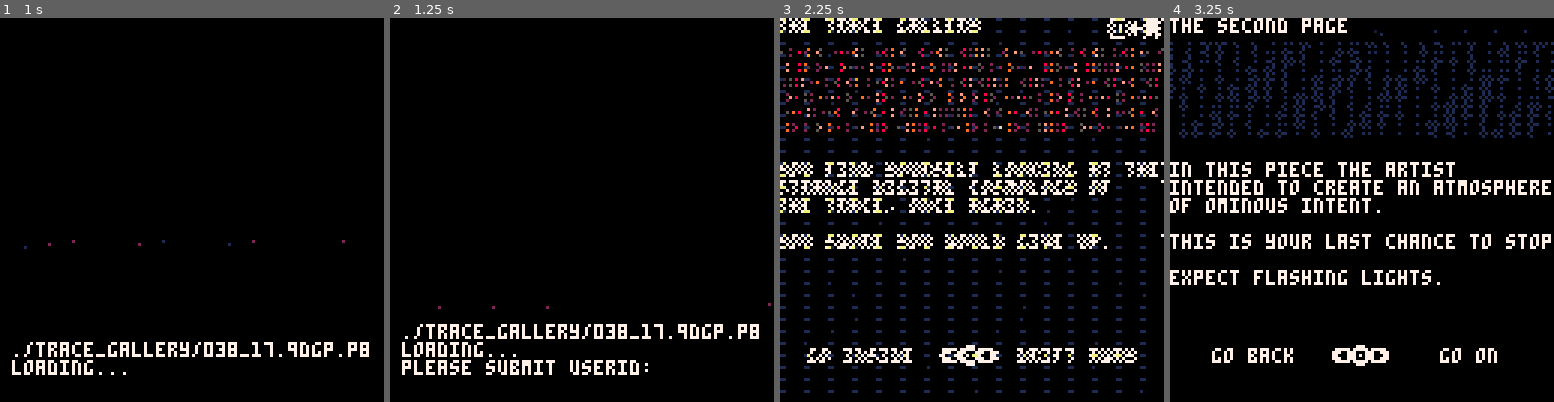
Above: before the commit, frames 1-4 (left to right).
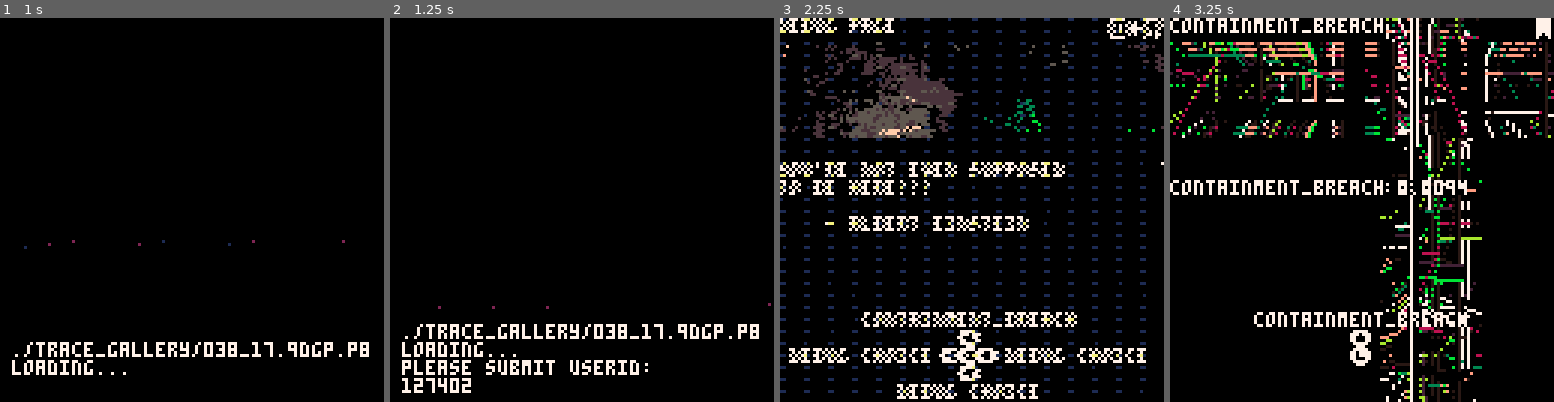
Above: after the commit, the same moments.

Repository: aebrer/pico8_carts
Game: PICO-8 cartridge games/the_trace/the_trace.p8
Two runs of this game, one before a commit and one after it. Both use one fixed random seed, a clock stepped at 60 frames per second and the inputs below.
Inputs:
- Up to frame 1 (1 s): tap X (X key) at 0.33 s; tap O (Z key) at 0.7 s
- Up to frame 2 (1.25 s): tap X (X key) at 1.07 s
- Up to frame 3 (2.25 s): hold Right 1.6-2.1 s; tap O (Z key) at 1.7, 2.1 s; tap X (X key) at 1.85 s; hold Up from 2.15 s (still down)
- Up to frame 4 (3.25 s): release Up at 2.42 s; hold Right 2.47-3.03 s; tap O (Z key) at 2.5, 2.9 s; tap X (X key) at 2.97 s; hold Left from 3.08 s (still down)

Frame 1 is identical in both runs. In frame 2, 0.4% of the frame differs, in the area x 3-22%, y 93-98%; in frame 3, 17%; in frame 4, 24%, in the area x 0-100%, y 0-100%.

Commit message:
fill in all the alt texts

Diff:
--- a/games/the_trace/the_trace.p8
+++ b/games/the_trace/the_trace.p8
@@ -5,20 +5,23 @@
 
 -- todo
 
--- - put some mirror ideocartography somewhere
-
--- - new logo like burning gate
+-- - a mirror room (literally a mirror effect room)
+
 
 -- - "ignore it" path as good path to remove doom
 --   dt*=0.9 for each right answer
 --   use voght kompff test from blade runner
 
--- - the hierophant
---    ./trace_gallery/038_17.9dgp.p8
+-- - a statue garden with the art in random squares
+--  the rooms can be navigated semi-randomly
+--  acts like a maze
+--  there is a hidden "emergency exit" page
+--  exit takes you through an outdoor area
+--  you eventually arrive back at the main entrance
 
 
 --!!
-debug_mode=false
+debug_mode=true
 --!!
 
 lib={} -- library of all pages: title,page
@@ -142,6 +145,7 @@
   if(sc>=1)print("./trace_gallery/038_17.9dgp.p8",4,120-sc*6,7)
   if(sc>=2)print("loading...",4,120-(sc-1)*6,7)
   if(sc>=3)print("please submit userid:",4,120-(sc-2)*6,7)
+  if(sc>=3)print("127402",4,120-(sc-3)*6,7)
   if(sc>=4)print("127402",4,120-(sc-3)*6,7)
   if(sc>=5)print("welcome: hierophant",4,120-(sc-4)*6,7)
   if(sc>=6)print("<network error>",4,120-(sc-5)*6,7)
@@ -165,7 +169,7 @@
  -- set current page to landing page
 	curr_page=lib[title]
  if(debug_mode)curr_page=lib[p_debug]music_stop()
- bkmk=curr_page
+ bkmk=lib[title]
 
 
 
@@ -613,6 +617,7 @@
 toc,
 "the foyer stretches\nfar deeper than you realize\nand invites you in\n"
 )
+add_text(toc, "yeah it's a haiku.")
 -- lib[toc].vfx=tear
 
 -- another dead end
@@ -622,6 +627,10 @@
 "you didn't think it would\nbe that easy, did you?\n"
 )
 lib[ade].vfx=dither_noise
+add_text(ade,
+"most people don't even find\ntheir way to this page.\ncongratulations!"
+)
+
 
 -- engineering regret
 engreg="engineering regret"
@@ -630,6 +639,10 @@
 "the artist is present\nin this work.\n\ncan't you feel it?\n"
 )
 lib[engreg].vfx=tear
+add_text(engreg,
+"someone had to have made\nthis thing... it can't just\nexist on its own... right?"
+)
+
 
 -- read_card
 read_card="reading the future"
@@ -649,6 +662,11 @@
  end
 end
 lib[read_card].vfx=glitch
+add_text(read_card,
+"you know, there's a way to\nreset this card.\n\nthere's always more to explore."
+)
+
+
 
 -- cursed card
 p_curse="what were you thinking"
@@ -656,6 +674,10 @@
 p_curse,
 "i specifically said not to read\nthis card. did no one tell you\nhow this works? are you alone?\n\nit doesn't matter.\no.k. done! enjoy your curse."
 )
+add_text(p_curse,
+"this isn't the only way to get\ncursed, but it is a safer way."
+)
+
 
 -- threat card
 p_threat="i know what you want"
@@ -663,24 +685,20 @@
 p_threat,
 "you think i don't know why\nyou came here? i know.\n\nyou won't find it, no matter\nhow hard you look.\n"
 )
-
-
----------------------------------------
--- warning card
-p_warn="hey, listen"
-lib[p_warn]=new_page(
-p_warn,
-"you shouldn't be here.\nthis isn't a place for humans.\n\ndo you know what you're\nlooking for?\n"
-)
----------------------------------------
-
--- warning card
+add_text(p_threat,
+"don't listen to him, we're\nnot all that bitter in here."
+)
+
+-- news card
 p_news1="7 missing, 3 dead"
 lib[p_news1]=new_page(
 p_news1,
 "mysteries abound today at the\ntrace gallery. after a success-\nful grand opening the second day\nquickly led to tragedy. those\nwho were present report seeing\na bright flash of red light.\n\nthe desert..."
 )
 lib[p_news1].vfx=newsy
+add_text(p_news1,
+"story continues on page 8"
+)
 
 p_news2="the desert"
 lib[p_news2]=new_page(
@@ -688,6 +706,9 @@
 "the desert opened its maw and\ntook what belonged to it.\nwe all dissolve eventually.\nthere will be no survivors.\nonly when you..."
 )
 lib[p_news2].vfx=dg_newsy
+add_text(p_news2,
+"it was like a sun\nfilling me with hypnotic\nwarmth and burning love."
+)
 
 p_news3="only when you"
 lib[p_news3]=new_page(
@@ -695,6 +716,9 @@
 "only when you look at the\nevidence, it's even more strange\n\nthere is no registered owner\nfor the trace gallery.\nwhere did it come from?\nwe contacted..."
 )
 lib[p_news3].vfx=newsy
+add_text(p_news3,
+"don't forget to like and\nsubscribe!"
+)
 
 p_news4="we contacted"
 lib[p_news4]=new_page(
@@ -702,6 +726,10 @@
 "we contacted something out here.\nor something contacted us.\nwe never should have opened\nthat door. the light that poured\nout changed everything. it fills\nyou up. i think i need help.\ni don't feel right.\nhow did i get here?"
 )
 lib[p_news4].vfx=dg_newsy
+add_text(p_news4,
+"we can't let it out...\nif that thing gets to the\nmainland, it's over for humanity."
+)
+
 
 p_stop_news="what the hell"
 lib[p_stop_news]=new_page(
@@ -709,6 +737,9 @@
 "there's something written on the\nback of the page. it says:\n'drift away until you see it'\n\nyou wonder what that means.\n\nit's in your handwriting."
 )
 lib[p_stop_news].vfx=dither_noise
+add_text(p_stop_news,
+"don't go too far!"
+)
 
 -- art card
 p_art="...it matches the walls"
@@ -725,6 +756,26 @@
 "maybe that was a test.\ndo you ever think that?\nbut there's no one watching.\n\nyou're alone here."
 )
 lib[p_g4u].music="peaceful"
+add_text(p_g4u,
+"come back any time :)"
+)
+lib[p_g4u].cb=function()
+if lib[p_g4u].seed\1%17==0 then
+ lib[p_g4u].choices[⬆️]=ch_statue
+end
+end
+
+p_statue_01="a statue garden"
+lib[p_statue_01]=new_page(
+p_statue_01,
+"looks like some kind of statue\ngarden. they've even painted\nthe walls to look like grass."
+)
+lib[p_statue_01].logo=ideocart_logo
+lib[p_statue_01].seed=71
+add_text(p_statue_01,
+"it's a bit of a maze."
+)
+
 
 -- fuck me?
 fuck_me="fuck me?"
@@ -734,6 +785,10 @@
 )
 lib[fuck_me].vfx=zoom
 lib[fuck_me].music="angry"
+add_text(fuck_me,
+"listen here you little shit:\n\nwe. are. all. doomed.\nthe sooner you realize that\nthe better off we'll be."
+)
+
 
 -- choices
 
@@ -749,7 +804,7 @@
   d=rnd()
   bkmk=nil
   prev_page=nil
-  lib[p_breach].text=lib[p_breach].text.."\ncontainment_breach "..d
+  if(lib[p_breach].text)lib[p_breach].text=lib[p_breach].text.."\ncontainment_breach "..d
   if(d>.88)containment_breach()
   doom_plus()
  end
@@ -964,6 +1019,11 @@
 )
 
 lib[p_g4u].choices[⬇️]=ch_look_around
+ch_statue=new_choice(
+"statue garden?",
+lib[p_statue_01]
+)
+
 
 
 -->8
